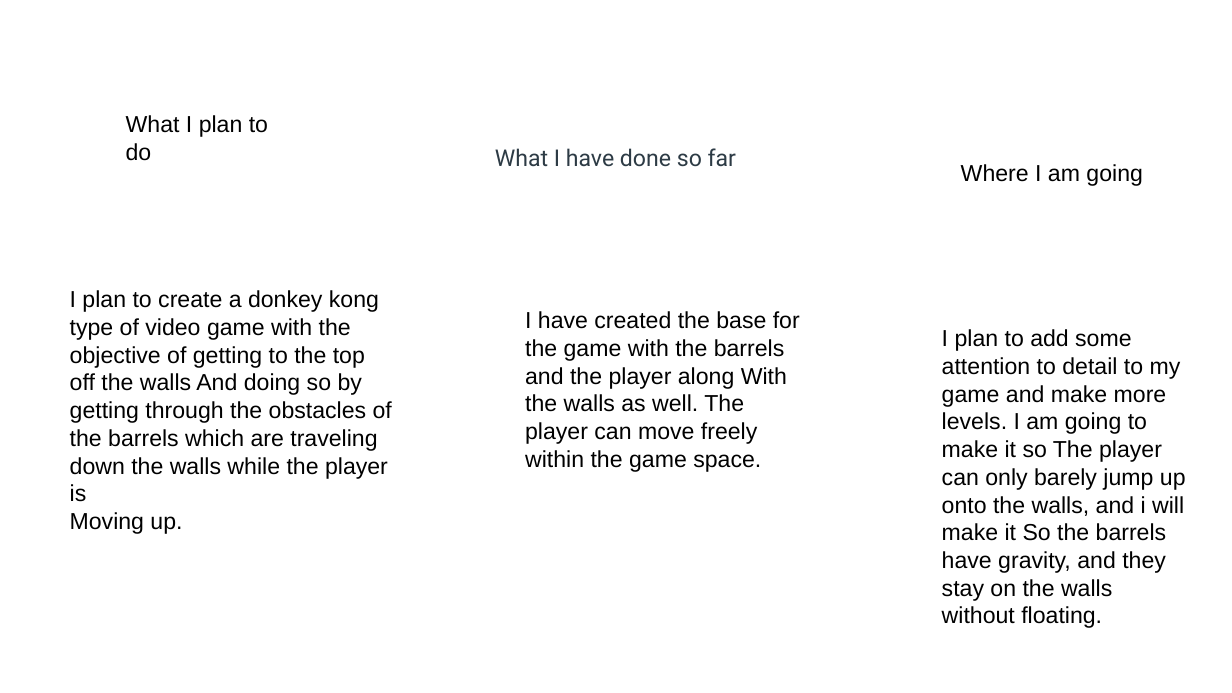
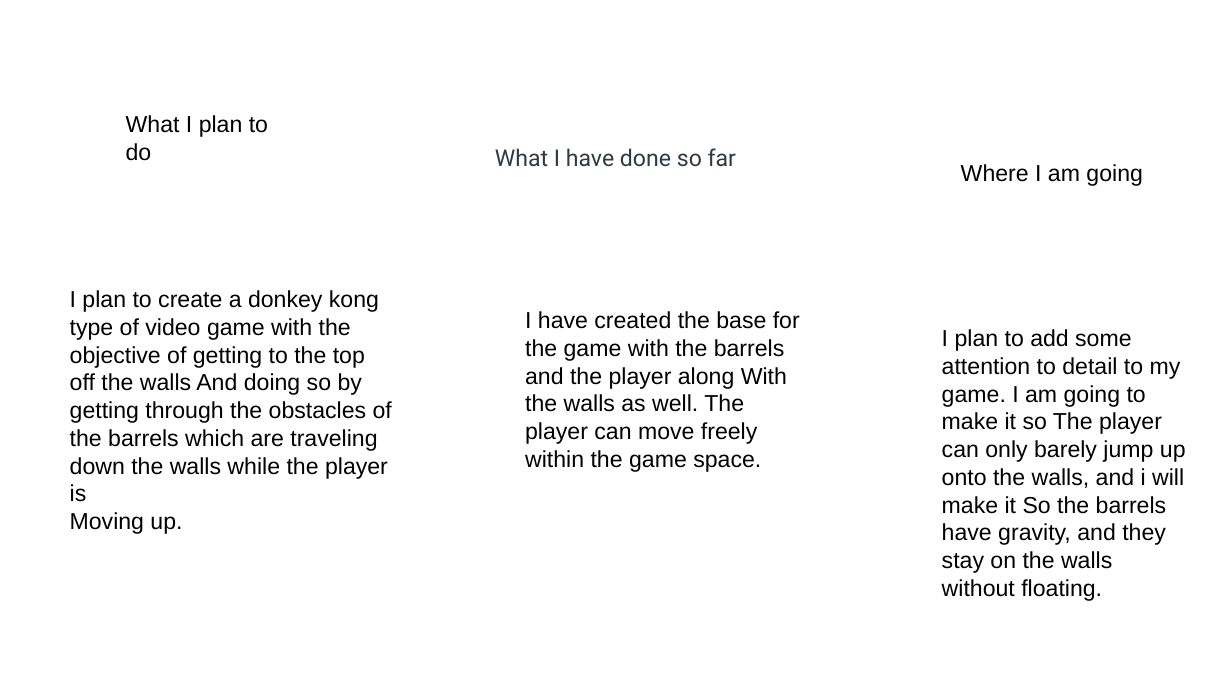
Before and after one commit to logan-azzolina/logan-azzolina-MyGame-per3, a slide deck: slide 2 of powerpoint_game.pptx. Drawn at 1232x693 pixels with LibreOffice and Linux fonts; fonts in the diff are those of the drawing. Boxes give left, top, right and bottom in pixels: in the first picture for what was removed or moved away, otherwise in the second. Text is boxed around its words. In the diff, an @@ line names an element or a change of style, - is before the commit and + after.

Commit message:
added barrel, added gravity to barrel, made barrel end game, and took away jump power.

```diff
--- a/powerpoint_game.pptx
+++ b/powerpoint_game.pptx
@@ text at bbox=[942, 329, 1186, 601]: text changed @@
-I plan to add some attention to detail to my game and make more levels. I am going to make it so The player can only barely jump up onto the walls, and i will make it So the barrels have gravity, and they stay on the walls without floating.
+I plan to add some attention to detail to my game. I am going to make it so The player can only barely jump up onto the walls, and i will make it So the barrels have gravity, and they stay on the walls without floating.
```
Also in this commit, not shown: 4 other files.
